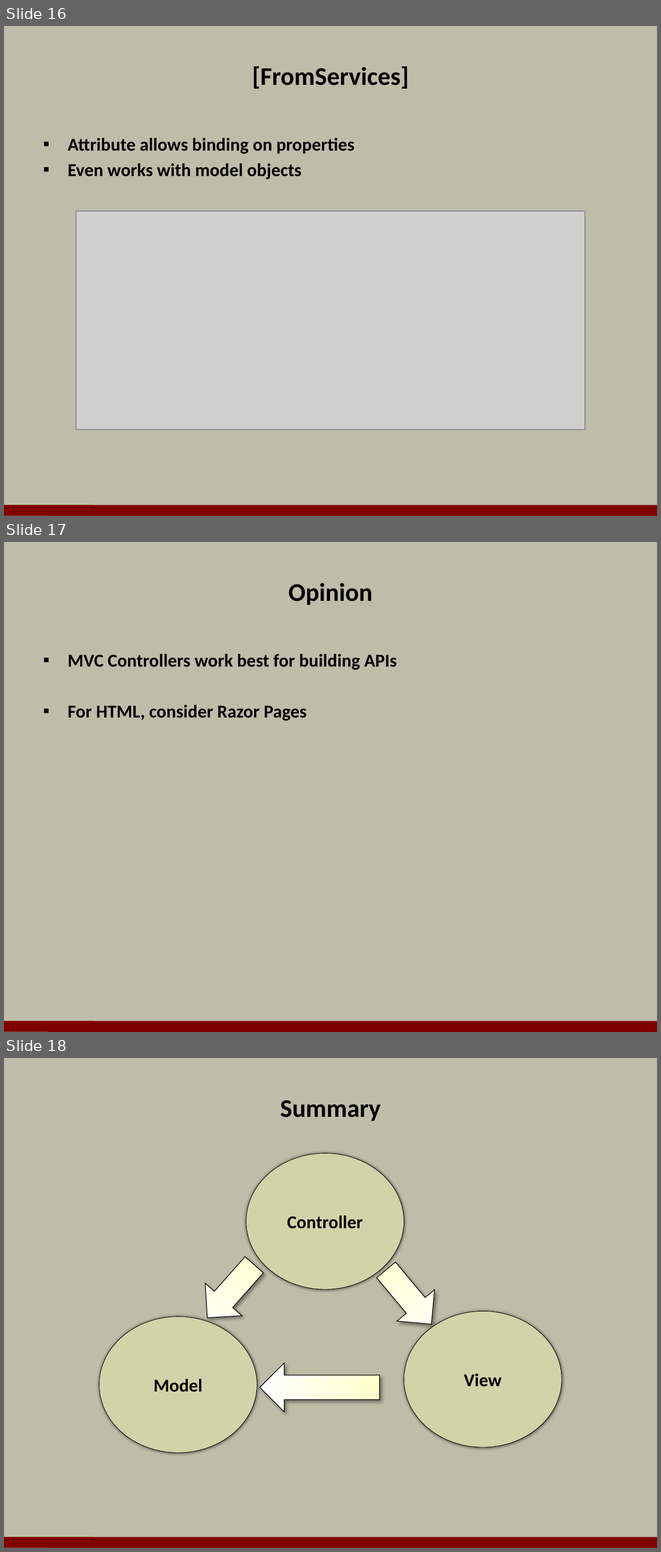
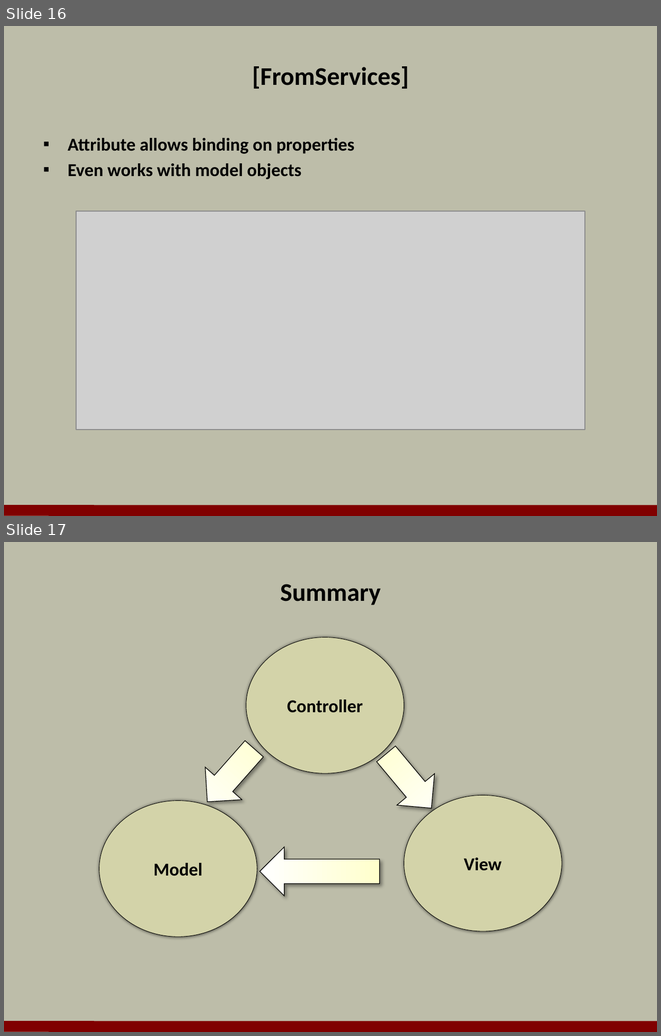
Before and after one commit to OdeToCode/classes, a slide deck: aspnetcore/slides/05_controllers.pptx. Shown one above the other, each under a label of ours: slides 16, 17 and 18 before the commit, slides 16 and 17 after it. The pictures are 661x1552 and 661x1036 pixels, drawn with LibreOffice and Linux fonts; fonts in the diff are those of the drawing; grey boxes stand for pictures; background and template pictures are left out. Boxes give left, top, right and bottom in pixels: in the first picture for what was removed or moved away, otherwise in the second. Text is boxed around its words. In the diff, an @@ line names an element or a change of style, - is before the commit and + after.

```diff
--- a/aspnetcore/slides/05_controllers.pptx
+++ b/aspnetcore/slides/05_controllers.pptx
@@ slide 17 removed at box(4, 542, 657, 1032), background #BDBDA9; not listed: 1 template element that a slide beside it also shows @@
@@ title removed at box(289, 583, 373, 605) @@
-Opinion
@@ text removed at box(68, 654, 397, 721) @@
-▪ MVC Controllers work best for building APIs
-▪ For HTML, consider Razor Pages
@@ what was slide 18 is now slide 17 @@
```
Also in this commit, not shown: 2 slides changed, 1 slide added, 1 other slide removed, 6 other files.
